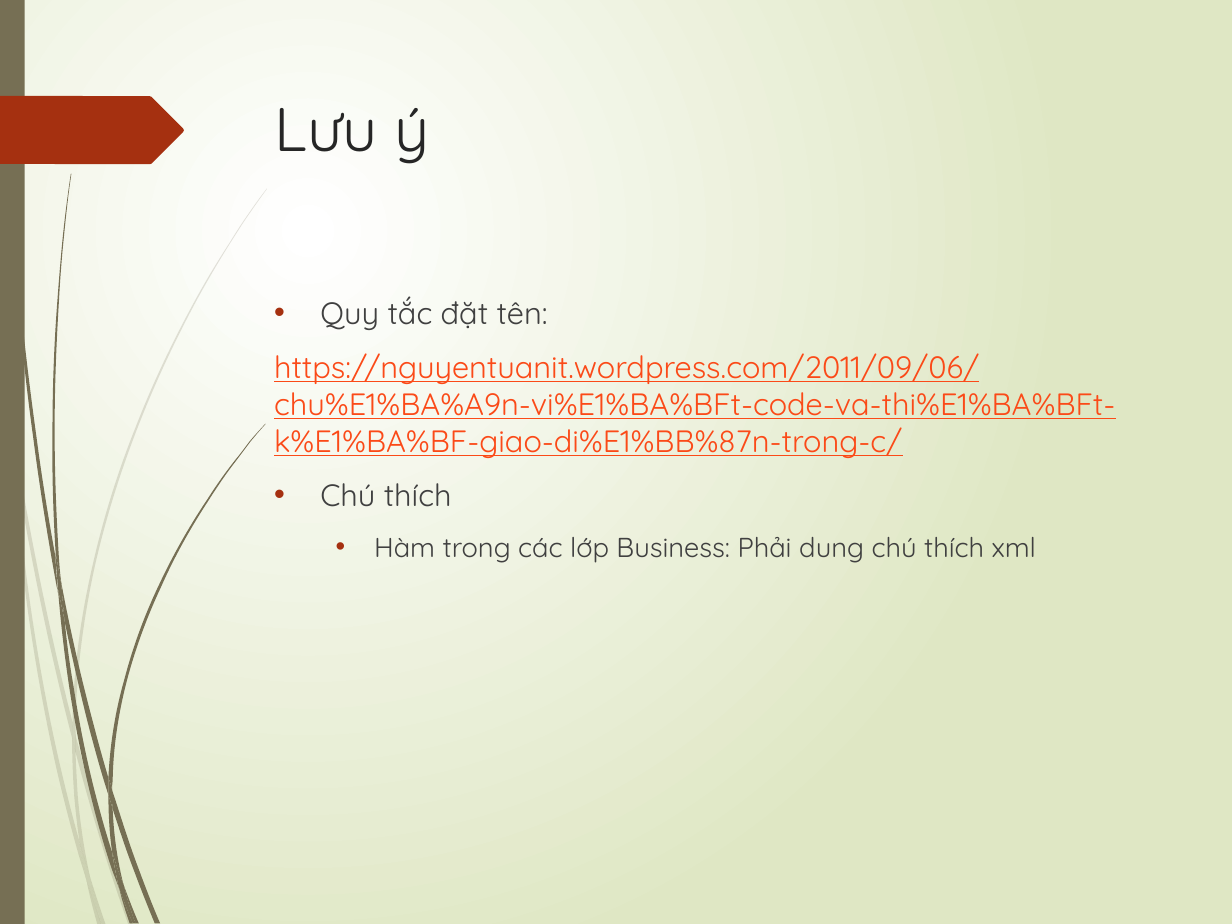
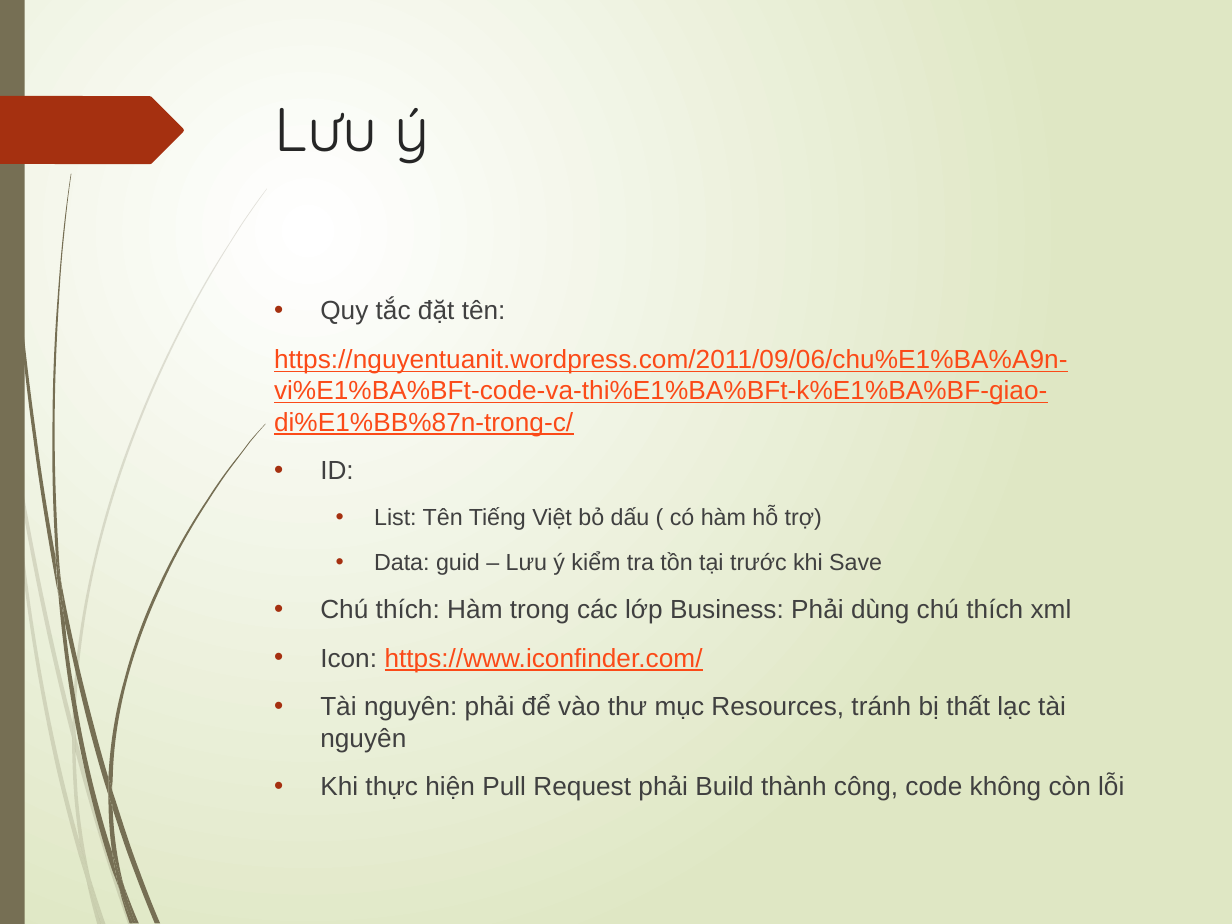
Before and after one commit to nhinnt/BHXH-All-In-One, a slide deck: slide 4 of documents/Architect.pptx. Drawn at 1232x924 pixels with LibreOffice and Linux fonts; fonts in the diff are those of the drawing. Boxes give left, top, right and bottom in pixels: in the first picture for what was removed or moved away, otherwise in the second. Text is boxed around its words. In the diff, an @@ line names an element or a change of style, - is before the commit and + after.

```diff
--- a/documents/Architect.pptx
+++ b/documents/Architect.pptx
@@ text at bbox=[274, 298, 1067, 437]: size 18 to 15.3 pt, font Quicksand to Arial in "Quy tắc đặt tên:", "https://nguyentuanit.wordpress.com/2011/09/06/chu%E1%BA%A9n- ..." @@
@@ text at bbox=[320, 461, 1124, 801]: text changed; size 16 to 15.3 pt; font Quicksand to Arial @@
-• Chú thích
-  • Hàm trong các lớp Business: Phải dung chú thích xml
+• ID:
+  • List: Tên Tiếng Việt bỏ dấu ( có hàm hỗ trợ)
+  • Data: guid – Lưu ý kiểm tra tồn tại trước khi Save
+• Chú thích: Hàm trong các lớp Business: Phải dùng chú thích xml
+• Icon: https://www.iconfinder.com/
+• Tài nguyên: phải để vào thư mục Resources, tránh bị thất lạc tài nguyên
+• Khi thực hiện Pull Request phải Build thành công, code không còn lỗi
```
Also in this commit, not shown: 2 other slides changed, 5 slides added, 1 slide removed, 19 other files.
